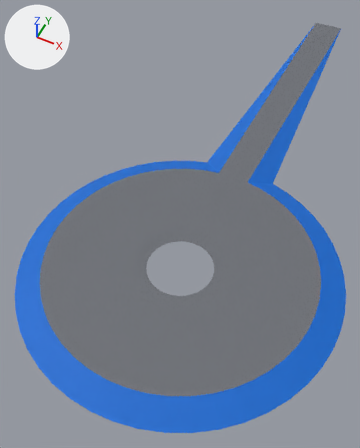
The OBJ model assets/models/sphere-room-platform.obj: old version first, new version second.
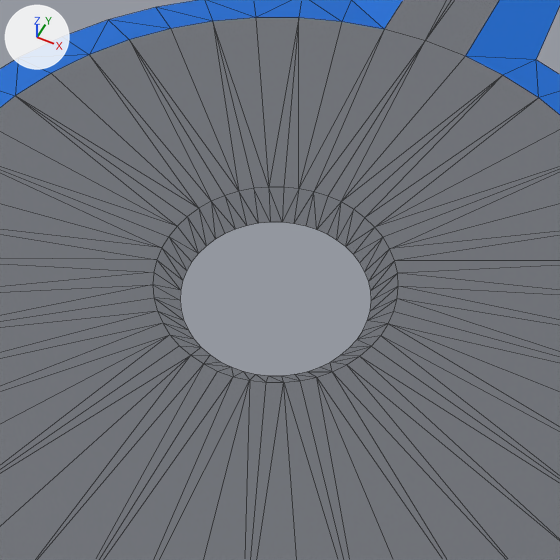
Each version appears first whole from a 50 mm lens placed at (11.1, -65.7, 32.5), pointed at (-3.9, -35.6, -5.2), and next in a close-up on the part from 23% to 78% of the width and 36% to 81% of the height. The lights are fixed; the arrows at upper left show +X, +Y and +Z. The close-ups show mesh edges as thin lines. Where no turn or scale is listed for an object, it has been applied to the vertices.
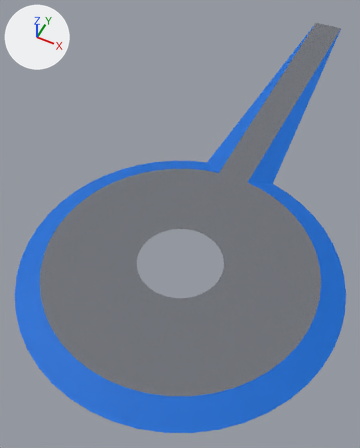
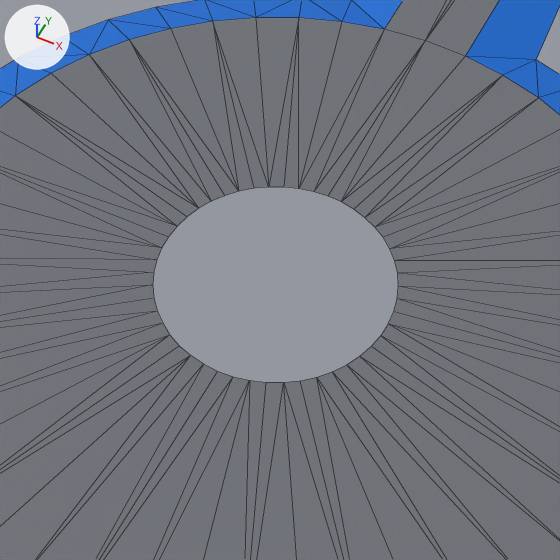
Commit message: flattened platform to remove visual oddness
under the main sphere

Edits to the bpy script that builds the scene:
```text
Change me_torus:
    used by ob_torus; location = (0.0, 0.0, 0.0)
    remove me_torus.from_pydata(...)  # 147 vertices, 196 faces; spans x -11.3..11.3, y -54.7..1.6, z -0.8..-0.1
    add me_torus.from_pydata(...)  # 99 vertices, 100 faces; spans x -11.3..11.3, y -54.7..1.6, z -0.1
    me_torus part 1
    48 vertices are removed from x -2.8..2.8, y -46.2..-40.6, z -0.8
    96 faces are deleted
```

What differs and where, as boxes (x1, y1, x2, y2) in the close-ups (560 x 560 px):
part 1 of me_torus, deleted: before (153, 187, 398, 382)
